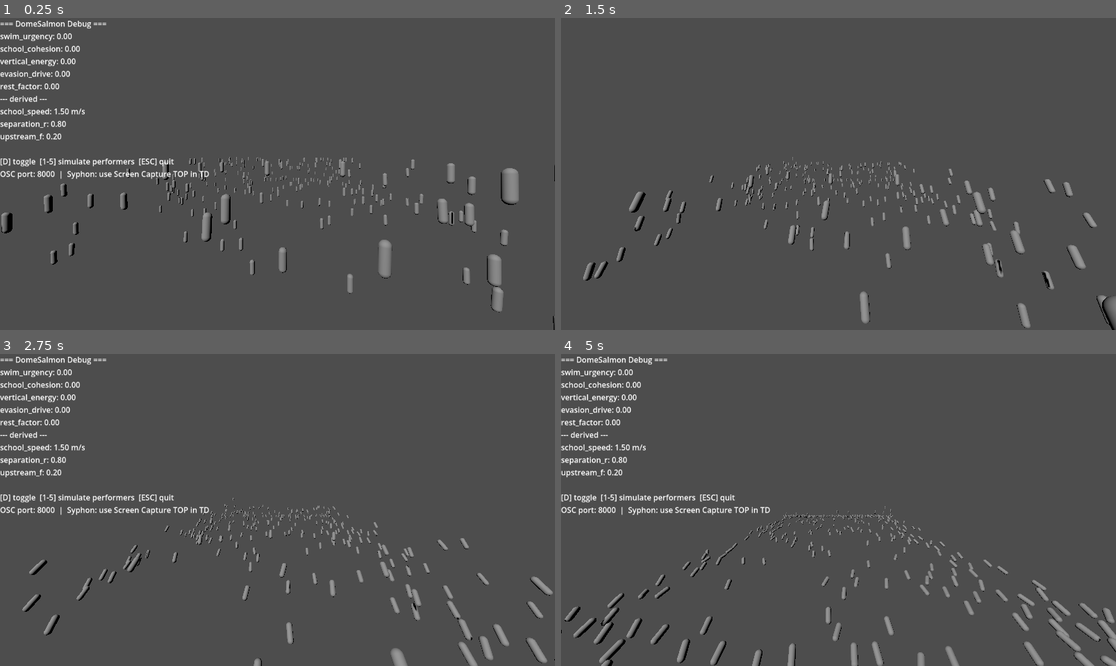
Above: before the commit, frames 1-4 (two rows, left to right).
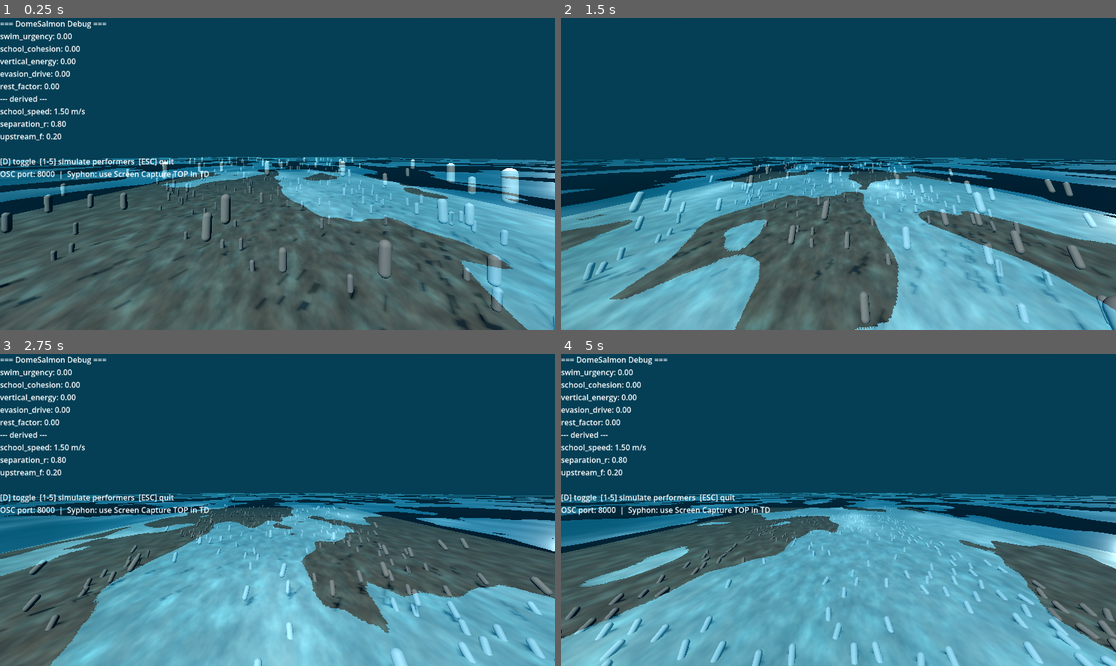
Above: after the commit, the same moments.

Repository: hollygrimm/dome-salmon
Game: Godot game, scene res://scenes/Main.tscn
Same seed, same stepped clock (60 frames per second), same inputs: the game is played once before the commit and once after it.
Inputs:
- Up to frame 1 (0.25 s): no input
- Up to frame 2 (1.5 s): tap Enter at 0.5 s; hold D 0.53-1.28 s; tap 1 at 0.6 s; tap 2 at 1.35 s
- Up to frame 3 (2.75 s): hold D from 2.03 s (still down); tap 3 at 2.1 s
- Up to frame 4 (5 s): tap 4 at 2.85 s; release D at 3.53 s; tap 5 at 3.6 s; tap 1 at 4.35 s

The runs differ from the first frame. In frame 1, 72% of the frame differs, in the area x 0-100%, y 0-100%; in frame 2, 86%; in frame 3, 85%; in frame 4, 90%.

Commit message:
Add RiverEnvironment script and shaders for water and riverbed effects
- Introduced RiverEnvironment.gd to manage environmental elements.
- Added water_surface.gdshader for animated river water.
- Created riverbed.gdshader for rocky riverbed with caustic patterns.
- Updated Main.tscn to include RiverEnvironment and its components.

Diff:
--- a/scenes/Main.tscn
+++ b/scenes/Main.tscn
@@ -2,6 +2,7 @@
 
 [ext_resource type="Script" uid="uid://bnmc72yq2x087" path="res://scripts/Main.gd" id="1_elqb8"]
 [ext_resource type="Script" uid="uid://dhox8ddaro12l" path="res://scripts/SalmonSchool.gd" id="2_rvslj"]
+[ext_resource type="Script" uid="uid://bocy2ikkhn0eo" path="res://scripts/RiverEnvironment.gd" id="3_0bbpv"]
 
 [node name="Main" type="Node3D" unique_id=1510009090]
 script = ExtResource("1_elqb8")
@@ -25,3 +26,14 @@
 [node name="Label" type="Label" parent="DebugPanel/VBox" unique_id=1227553065]
 custom_minimum_size = Vector2(400, 0)
 layout_mode = 2
+
+[node name="RiverEnvironment" type="Node3D" parent="." unique_id=1946375163]
+script = ExtResource("3_0bbpv")
+
+[node name="WaterSurface" type="MeshInstance3D" parent="RiverEnvironment" unique_id=446161283]
+
+[node name="Riverbed" type="MeshInstance3D" parent="RiverEnvironment" unique_id=413324962]
+
+[node name="SunLight" type="DirectionalLight3D" parent="RiverEnvironment" unique_id=738592266]
+
+[node name="WorldEnvironment" type="WorldEnvironment" parent="RiverEnvironment" unique_id=1684484000]
--- /dev/null
+++ b/scripts/RiverEnvironment.gd
@@ -0,0 +1,176 @@
+## RiverEnvironment.gd
+## Manages all environmental elements: water surface, riverbed,
+## lighting, underwater fog, and particle systems.
+##
+## Scene setup (add as child of Main, or as its own scene):
+##
+##   RiverEnvironment (Node3D)  ← this script
+##   ├── WaterSurface (MeshInstance3D)
+##   ├── Riverbed (MeshInstance3D)
+##   ├── SunLight (DirectionalLight3D)
+##   ├── AmbientFill (DirectionalLight3D)
+##   ├── WorldEnvironment
+##   └── BubbleParticles (GPUParticles3D)   ← optional, add later
+
+extends Node3D
+
+# --- Node references (set in _ready via find_child or @onready) ---
+@onready var water_surface: MeshInstance3D   = $WaterSurface
+@onready var riverbed: MeshInstance3D        = $Riverbed
+@onready var sun_light: DirectionalLight3D   = $SunLight
+@onready var world_env: WorldEnvironment     = $WorldEnvironment
+
+# --- Configuration ---
+@export var river_width: float  = 28.0
+@export var river_length: float = 60.0
+@export var water_depth: float  = 3.5   # distance from surface to bed
+
+# Turbulence driven by ParameterBank — water reacts to performer energy
+var _turbulence: float = 0.2
+
+
+func _ready() -> void:
+	_build_water_surface()
+	_build_riverbed()
+	_setup_lighting()
+	_setup_environment()
+
+
+func _process(_delta: float) -> void:
+	# Blend turbulence toward swim_urgency + evasion_drive
+	var target_turb : float = clamp(
+		ParameterBank.swim_urgency * 0.6 + ParameterBank.evasion_drive * 0.4,
+		0.05, 1.0
+	)
+	_turbulence = lerp(_turbulence, target_turb, 0.03)
+	_update_shader_params()
+
+
+# --- Build geometry ---
+
+func _build_water_surface() -> void:
+	var mesh := PlaneMesh.new()
+	mesh.size = Vector2(river_width, river_length)
+	mesh.subdivide_width  = 24   # enough verts for wave displacement
+	mesh.subdivide_depth  = 48
+	water_surface.mesh = mesh
+
+	var mat := ShaderMaterial.new()
+	mat.shader = load("res://shaders/water_surface.gdshader")
+	# Generate a simple noise texture procedurally
+	mat.set_shader_parameter("noise_tex", _make_noise_texture())
+	water_surface.material_override = mat
+
+	# Position: just above the salmon school center
+	water_surface.position = Vector3(0.0, 1.8, 0.0)
+
+
+func _build_riverbed() -> void:
+	var mesh := PlaneMesh.new()
+	mesh.size = Vector2(river_width * 1.2, river_length * 1.1)
+	mesh.subdivide_width = 8
+	mesh.subdivide_depth = 12
+	riverbed.mesh = mesh
+
+	var mat := ShaderMaterial.new()
+	mat.shader = load("res://shaders/riverbed.gdshader")
+	mat.set_shader_parameter("noise_tex", _make_noise_texture())
+	riverbed.material_override = mat
+
+	# Position: below the salmon school
+	riverbed.position = Vector3(0.0, -(water_depth - 1.8), 0.0)
+
+
+# --- Lighting ---
+
+func _setup_lighting() -> void:
+	# Main sun: warm, angled as if through water surface
+	sun_light.light_color     = Color(1.0, 0.92, 0.78)
+	sun_light.light_energy    = 1.4
+	sun_light.shadow_enabled  = true
+	sun_light.rotation_degrees = Vector3(-55.0, -30.0, 0.0)
+
+	# Subtle underwater blue-green fill from below
+	# (simulates light bouncing off riverbed)
+	var fill := DirectionalLight3D.new()
+	fill.name = "AmbientFill"
+	fill.light_color  = Color(0.3, 0.6, 0.65)
+	fill.light_energy = 0.25
+	fill.rotation_degrees = Vector3(70.0, 15.0, 0.0)
+	fill.shadow_enabled = false
+	add_child(fill)
+
+
+# --- Environment / Fog ---
+
+func _setup_environment() -> void:
+	var env := Environment.new()
+
+	# Sky: deep water blue-green gradient
+	var sky_mat := ProceduralSkyMaterial.new()
+	sky_mat.sky_top_color    = Color(0.04, 0.12, 0.22)
+	sky_mat.sky_horizon_color = Color(0.15, 0.38, 0.45)
+	sky_mat.ground_bottom_color = Color(0.08, 0.14, 0.10)
+	sky_mat.ground_horizon_color = Color(0.12, 0.28, 0.25)
+	sky_mat.sun_angle_max = 30.0
+	var sky := Sky.new()
+	sky.sky_material = sky_mat
+	env.sky = sky
+	env.background_mode = Environment.BG_SKY
+
+	# Underwater fog
+	env.fog_enabled    = true
+	env.fog_light_color = Color(0.08, 0.25, 0.32)
+	env.fog_density    = 0.04
+	env.fog_depth_begin = 2.0
+	env.fog_depth_end  = 35.0
+
+	# Subtle glow for bioluminescence / light shafts feel
+	env.glow_enabled   = true
+	env.glow_intensity = 0.3
+	env.glow_bloom     = 0.1
+
+	# Color correction: slight cool/teal grade for underwater
+	env.adjustment_enabled    = true
+	env.adjustment_saturation = 1.15
+	env.adjustment_contrast   = 1.05
+
+	world_env.environment = env
+
+
+# --- Dynamic shader updates ---
+
+func _update_shader_params() -> void:
+	if water_surface and water_surface.material_override:
+		var mat := water_surface.material_override as ShaderMaterial
+		mat.set_shader_parameter("turbulence", _turbulence)
+		# Wave speed increases with urgency
+		mat.set_shader_parameter("wave_speed",
+			lerp(0.3, 1.2, ParameterBank.swim_urgency))
+
+	if riverbed and riverbed.material_override:
+		var mat := riverbed.material_override as ShaderMaterial
+		mat.set_shader_parameter("turbulence", _turbulence)
+
+	# Sun flickers slightly during evasion (predator shadow)
+	if sun_light:
+		sun_light.light_energy = lerp(1.4, 0.9,
+			ParameterBank.evasion_drive * 0.5)
+
+
+# --- Noise texture generator ---
+# Creates a simple Value Noise texture at runtime — no external image needed.
+
+func _make_noise_texture() -> NoiseTexture2D:
+	var noise := FastNoiseLite.new()
+	noise.noise_type   = FastNoiseLite.TYPE_SIMPLEX_SMOOTH
+	noise.frequency    = 0.025
+	noise.fractal_octaves = 4
+	noise.fractal_gain = 0.5
+
+	var tex := NoiseTexture2D.new()
+	tex.width   = 512
+	tex.height  = 512
+	tex.seamless = true
+	tex.noise    = noise
+	return tex
--- /dev/null
+++ b/shaders/riverbed.gdshader
@@ -0,0 +1,41 @@
+// riverbed.gdshader
+// Rocky riverbed with animated caustic light patterns from above.
+// Attach to a flat PlaneMesh below the salmon school.
+
+shader_type spatial;
+render_mode cull_back, diffuse_lambert, specular_disabled;
+
+uniform vec4 rock_color_dark  : source_color = vec4(0.22, 0.20, 0.18, 1.0);
+uniform vec4 rock_color_light : source_color = vec4(0.52, 0.48, 0.42, 1.0);
+uniform vec4 caustic_tint     : source_color = vec4(0.4, 0.75, 0.8, 1.0);
+
+uniform float rock_scale      : hint_range(0.5, 10.0) = 4.0;
+uniform float caustic_speed   : hint_range(0.0, 1.0)  = 0.12;
+uniform float caustic_intensity : hint_range(0.0, 2.0) = 0.6;
+uniform float turbulence      : hint_range(0.0, 1.0)  = 0.2;
+
+uniform sampler2D noise_tex : hint_default_white, repeat_enable;
+
+void fragment() {
+	// Pebble/rock texture from layered noise
+	vec2 rock_uv = UV * rock_scale;
+	float n1 = texture(noise_tex, rock_uv).r;
+	float n2 = texture(noise_tex, rock_uv * 2.3 + vec2(0.4, 0.7)).r;
+	float n3 = texture(noise_tex, rock_uv * 0.5 + vec2(0.1, 0.3)).r;
+	float rock_pattern = n1 * 0.5 + n2 * 0.3 + n3 * 0.2;
+
+	vec3 base_color = mix(rock_color_dark.rgb, rock_color_light.rgb, rock_pattern);
+
+	// Animated caustics — two layers scrolling in different directions
+	vec2 c_uv1 = UV * 2.5 + vec2(TIME * caustic_speed, TIME * caustic_speed * 0.6);
+	vec2 c_uv2 = UV * 3.1 + vec2(-TIME * caustic_speed * 0.7, TIME * caustic_speed * 0.9);
+	float c1 = texture(noise_tex, c_uv1).r;
+	float c2 = texture(noise_tex, c_uv2).r;
+	float caustics = pow((c1 + c2) * 0.5, 2.5) * caustic_intensity * (1.0 + turbulence);
+
+	vec3 final_color = base_color + caustic_tint.rgb * caustics;
+
+	ALBEDO = final_color;
+	ROUGHNESS = 0.85;
+	METALLIC = 0.0;
+}
--- /dev/null
+++ b/shaders/water_surface.gdshader
@@ -0,0 +1,73 @@
+// water_surface.gdshader
+// Animated river water surface.
+// Attach to a subdivided PlaneMesh (MeshInstance3D) positioned just above the salmon.
+//
+// Features:
+//   - Animated wave normals (two scrolling layers)
+//   - Translucency so fish are visible below
+//   - Foam at edges / turbulence driven by swim_urgency uniform
+//   - Caustic-like light shimmer on riverbed
+
+shader_type spatial;
+render_mode blend_mix, depth_draw_opaque, cull_back, diffuse_burley, specular_schlick_ggx;
+
+// --- Uniforms ---
+uniform vec4 water_shallow : source_color = vec4(0.18, 0.42, 0.48, 0.72);
+uniform vec4 water_deep    : source_color = vec4(0.05, 0.18, 0.28, 0.88);
+uniform vec4 foam_color    : source_color = vec4(0.85, 0.90, 0.92, 1.0);
+
+uniform float wave_speed   : hint_range(0.0, 2.0)  = 0.4;
+uniform float wave_scale   : hint_range(0.1, 5.0)  = 1.8;
+uniform float wave_height  : hint_range(0.0, 0.5)  = 0.06;
+uniform float turbulence   : hint_range(0.0, 1.0)  = 0.2;  // driven by swim_urgency
+
+// How much you can see through the water
+uniform float transparency : hint_range(0.0, 1.0)  = 0.65;
+
+// Fake caustics intensity
+uniform float caustic_strength : hint_range(0.0, 1.0) = 0.3;
+
+uniform sampler2D noise_tex : hint_default_white, repeat_enable;
+
+void vertex() {
+	// Vertex displacement — gentle surface undulation
+	vec2 uv1 = UV * wave_scale + vec2(TIME * wave_speed * 0.7, TIME * wave_speed * 0.3);
+	vec2 uv2 = UV * wave_scale * 1.3 + vec2(-TIME * wave_speed * 0.4, TIME * wave_speed * 0.6);
+
+	float n1 = texture(noise_tex, uv1).r;
+	float n2 = texture(noise_tex, uv2).r;
+	float displacement = (n1 + n2) * 0.5 - 0.5;
+
+	VERTEX.y += displacement * wave_height * (1.0 + turbulence);
+}
+
+void fragment() {
+	// Scrolling normal map layers for water ripples
+	vec2 uv1 = UV * wave_scale + vec2(TIME * wave_speed * 0.6, TIME * wave_speed * 0.25);
+	vec2 uv2 = UV * wave_scale * 1.4 + vec2(-TIME * wave_speed * 0.35, TIME * wave_speed * 0.55);
+
+	vec3 n1 = texture(noise_tex, uv1).rgb * 2.0 - 1.0;
+	vec3 n2 = texture(noise_tex, uv2).rgb * 2.0 - 1.0;
+	vec3 blended_normal = normalize(n1 + n2);
+	NORMAL_MAP = blended_normal * 0.5 + 0.5;
+	NORMAL_MAP_DEPTH = 1.2 + turbulence * 0.8;
+
+	// Depth-based color blend (shallow edges lighter, deep center darker)
+	float depth_factor = clamp(UV.y, 0.0, 1.0);
+	vec4 water_col = mix(water_shallow, water_deep, depth_factor);
+
+	// Caustic shimmer — fake with animated noise
+	vec2 caustic_uv = UV * 3.5 + vec2(TIME * 0.15, TIME * 0.08);
+	float caustics = texture(noise_tex, caustic_uv).r;
+	caustics = pow(caustics, 3.0) * caustic_strength;
+
+	// Foam at high turbulence
+	float foam = smoothstep(0.6, 0.9, (n1.r + n2.r) * 0.5 + turbulence * 0.4);
+	vec3 final_color = mix(water_col.rgb + caustics, foam_color.rgb, foam * turbulence);
+
+	ALBEDO = final_color;
+	ALPHA = water_col.a * (1.0 - transparency * 0.5);
+	ROUGHNESS = 0.05;
+	METALLIC = 0.0;
+	SPECULAR = 0.9;
+}
Not shown, added: scripts/RiverEnvironment.gd.uid
Not shown, added: shaders/riverbed.gdshader.uid
Not shown, added: shaders/water_surface.gdshader.uid
Not shown, changed: README.md
